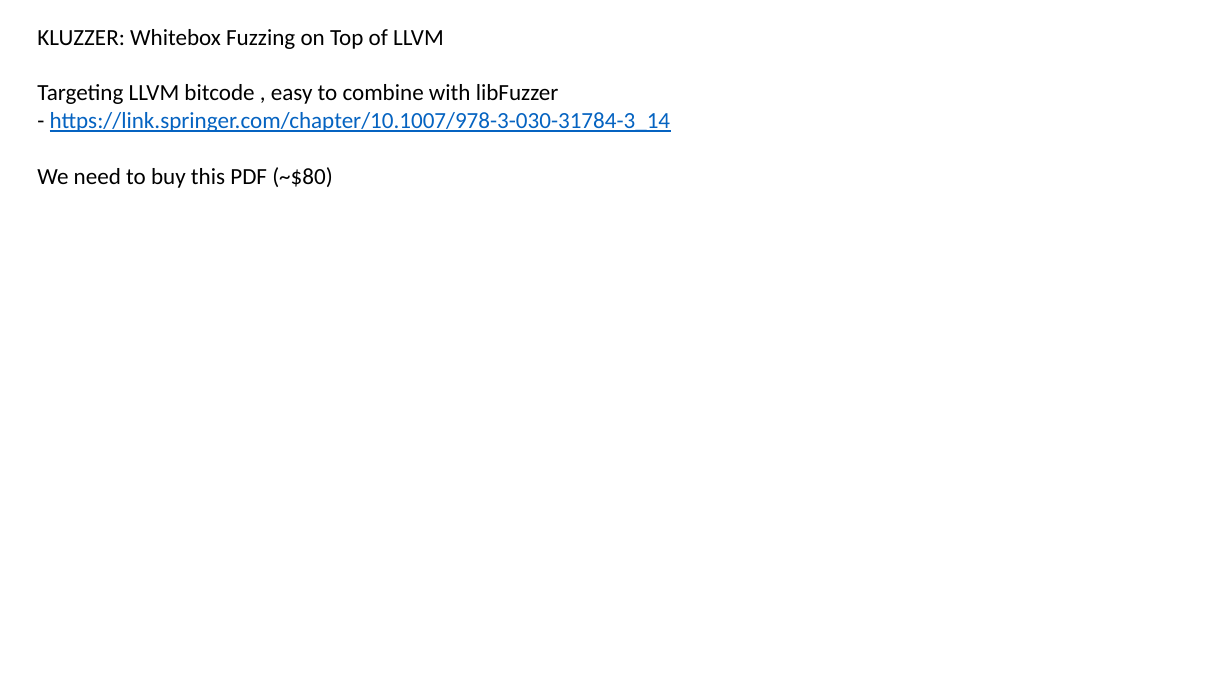
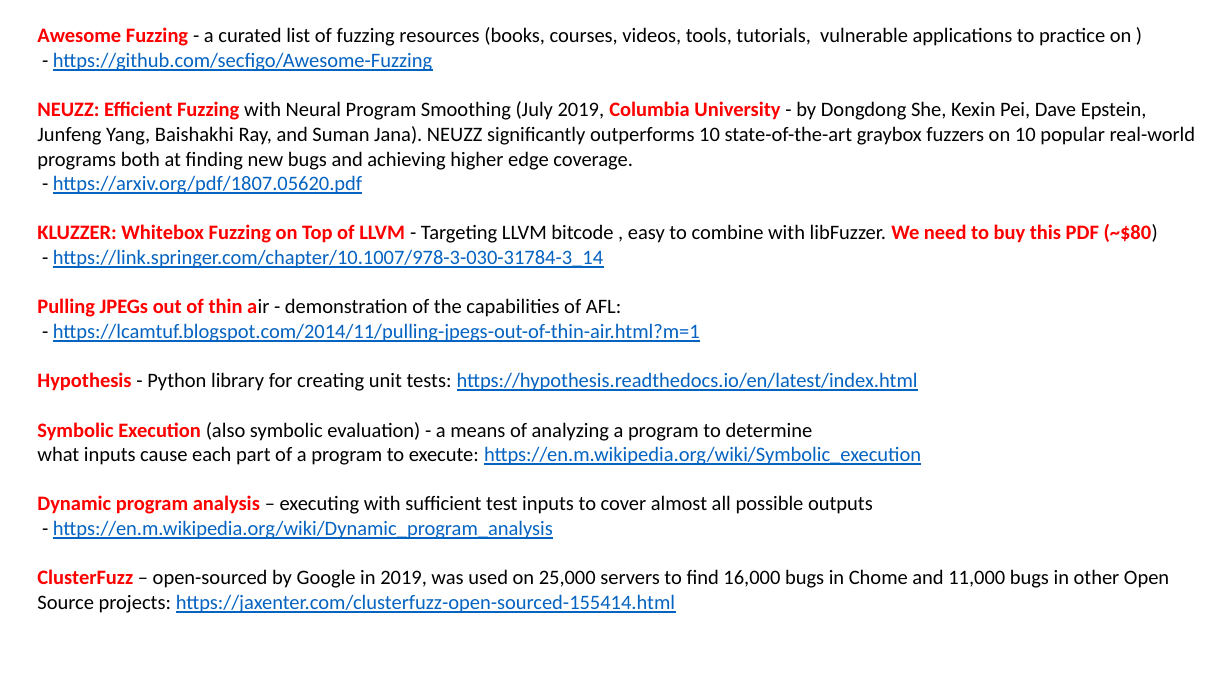
Before and after one commit to lselector/ml_ai_doc, a slide deck: slide 4 of fuzzing.pptx. Drawn at 1232x693 pixels with LibreOffice and Linux fonts; fonts in the diff are those of the drawing. Boxes give left, top, right and bottom in pixels: in the first picture for what was removed or moved away, otherwise in the second. Text is boxed around its words. In the diff, an @@ line names an element or a change of style, - is before the commit and + after.

```diff
--- a/fuzzing.pptx
+++ b/fuzzing.pptx
@@ text at (x1=37, y1=27, x2=1196, y2=613): text changed; size 18 to 16 pt @@
-KLUZZER: Whitebox Fuzzing on Top of LLVM
-Targeting LLVM bitcode , easy to combine with libFuzzer
-- https://link.springer.com/chapter/10.1007/978-3-030-31784-3_14
-We need to buy this PDF (~$80)
+Awesome Fuzzing - a curated list of fuzzing resources (books, courses, videos, tools, tutorials, vulnerable applications to practice on )
+- https://github.com/secfigo/Awesome-Fuzzing
+NEUZZ: Efficient Fuzzing with Neural Program Smoothing (July 2019, Columbia University - by Dongdong She, Kexin Pei, Dave Epstein, Junfeng Yang, Baishakhi Ray, and Suman Jana). NEUZZ significantly outperforms 10 state-of-the-art graybox fuzzers on 10 popular real-world programs both at finding new bugs and achieving higher edge coverage.
+- https://arxiv.org/pdf/1807.05620.pdf
+KLUZZER: Whitebox Fuzzing on Top of LLVM - Targeting LLVM bitcode , easy to combine with libFuzzer. We need to buy this PDF (~$80)
+- https://link.springer.com/chapter/10.1007/978-3-030-31784-3_14
+Pulling JPEGs out of thin air - demonstration of the capabilities of AFL:
+- https://lcamtuf.blogspot.com/2014/11/pulling-jpegs-out-of-thin-air.html?m=1
+Hypothesis - Python library for creating unit tests: https://hypothesis.readthedocs.io/en/latest/index.html
+Symbolic Execution (also symbolic evaluation) - a means of analyzing a program to determine
+what inputs cause each part of a program to execute: https://en.m.wikipedia.org/wiki/Symbolic_execution
+Dynamic program analysis – executing with sufficient test inputs to cover almost all possible outputs
+- https://en.m.wikipedia.org/wiki/Dynamic_program_analysis
+ClusterFuzz – open-sourced by Google in 2019, was used on 25,000 servers to find 16,000 bugs in Chome and 11,000 bugs in other Open Source projects: https://jaxenter.com/clusterfuzz-open-sourced-155414.html
```
Also in this commit, not shown: 1 other slide changed, 1 slide removed.
